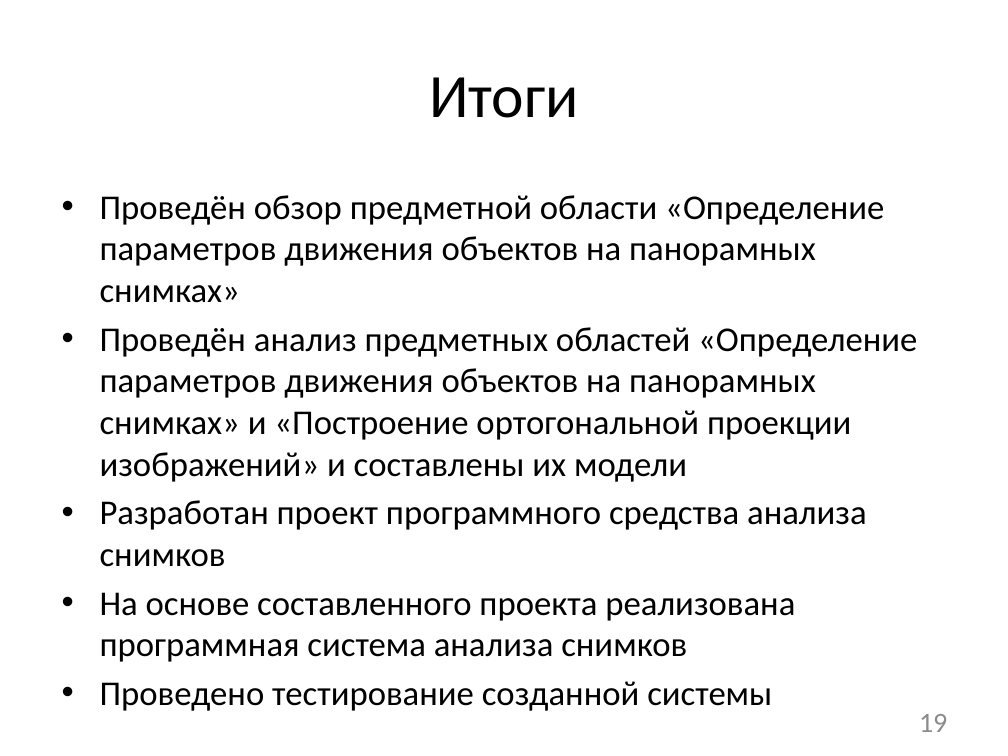
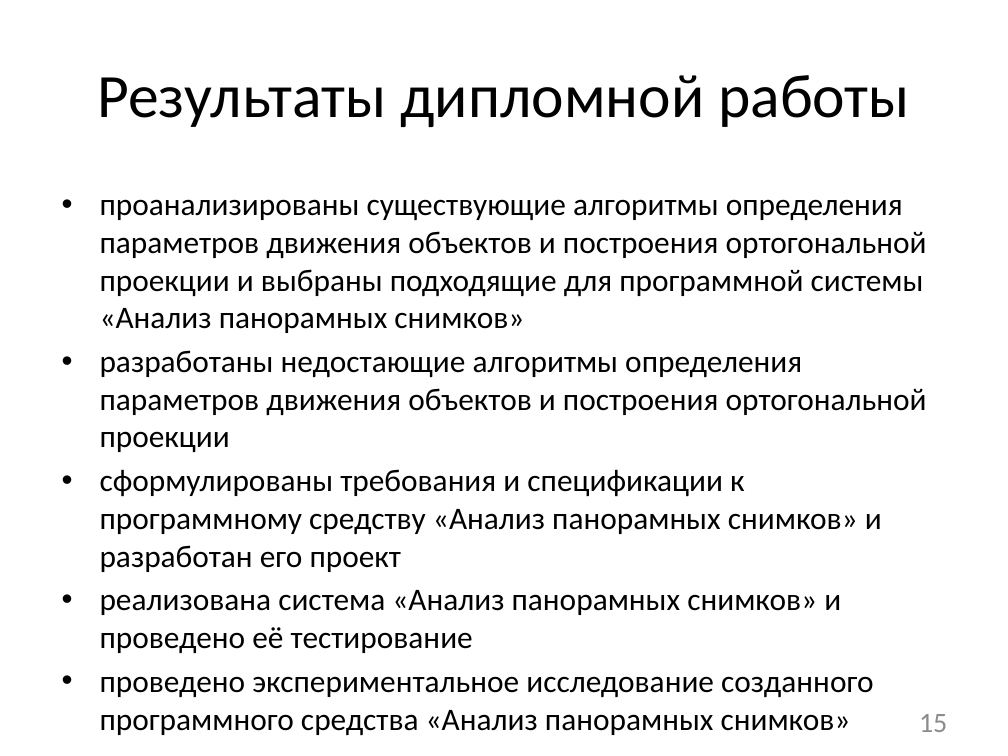
Before and after one commit to NecroArt/Diploma, a slide deck: slide 15 of docs/parts/conference.pptx (slide 19 before the commit). Drawn at 1008x756 pixels with LibreOffice and Linux fonts; fonts in the diff are those of the drawing. Boxes give left, top, right and bottom in pixels: in the first picture for what was removed or moved away, otherwise in the second. Text is boxed around its words. In the diff, an @@ line names an element or a change of style, - is before the commit and + after.

```diff
--- a/docs/parts/conference.pptx
+++ b/docs/parts/conference.pptx
@@ title at bbox=[97, 75, 910, 127]: text changed @@
-Итоги
+Результаты дипломной работы
@@ text at bbox=[100, 199, 927, 735]: text changed; size 24.8 to 22.4 pt @@
-• Проведён обзор предметной области «Определение параметров движения объектов на панорамных снимках»
-• Проведён анализ предметных областей «Определение параметров движения объектов на панорамных снимках» и «Построение ортогональной проекции изображений» и составлены их модели
-• Разработан проект программного средства анализа снимков
-• На основе составленного проекта реализована программная система анализа снимков
-• Проведено тестирование созданной системы
+• проанализированы существующие алгоритмы определения параметров движения объектов и построения ортогональной проекции и выбраны подходящие для программной системы «Анализ панорамных снимков»
+• разработаны недостающие алгоритмы определения параметров движения объектов и построения ортогональной проекции
+• сформулированы требования и спецификации к программному средству «Анализ панорамных снимков» и разработан его проект
+• реализована система «Анализ панорамных снимков» и проведено её тестирование
+• проведено экспериментальное исследование созданного программного средства «Анализ панорамных снимков»
@@ page number at bbox=[919, 714, 947, 732]: text changed @@
-19
+15
```
Also in this commit, not shown: 7 other slides changed, 2 slides added, 6 slides removed, 9 other files.
